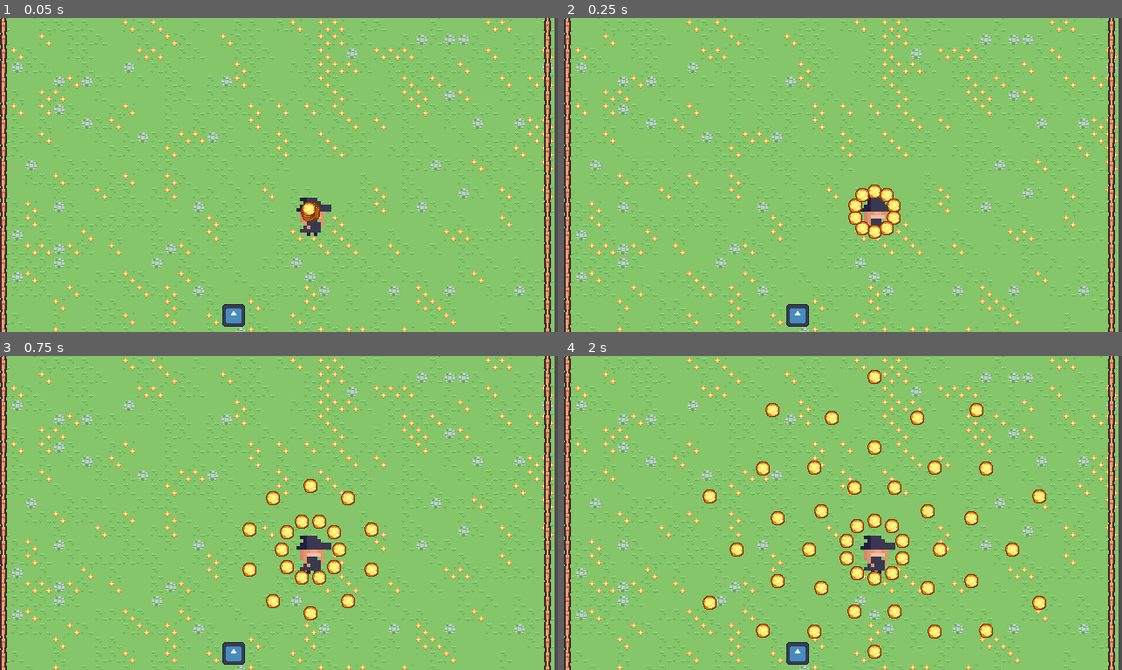
Above: before the commit, frames 1-4 (two rows, left to right).
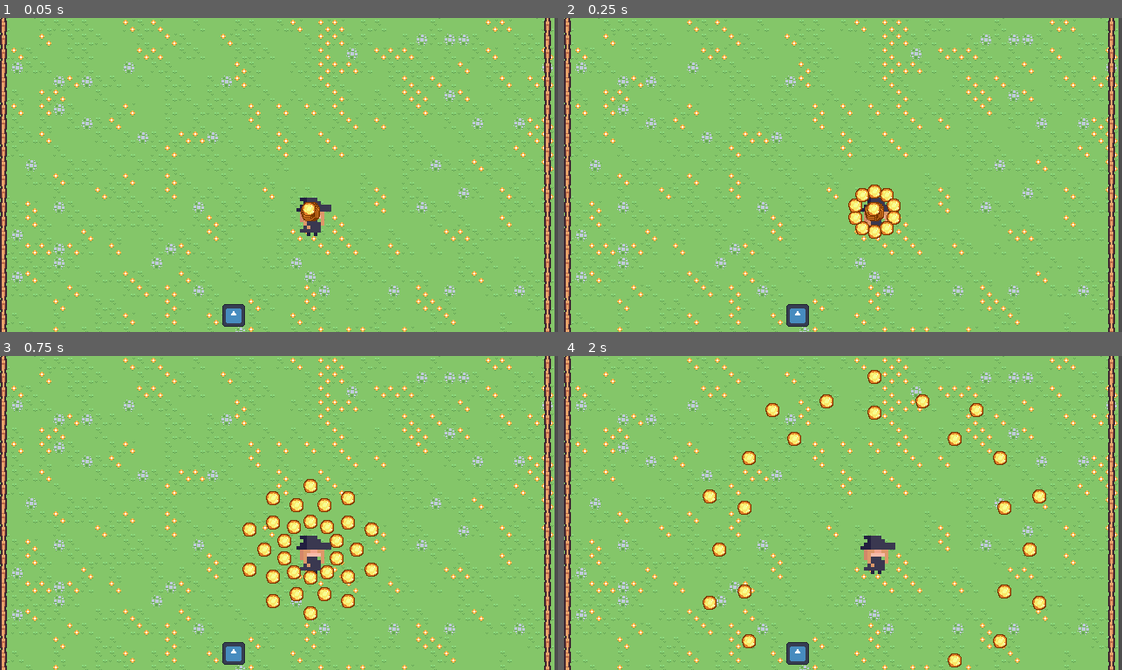
Above: after the commit, the same moments.

Repository: Ena-ki/Buglike
Game: Godot game, scene res://scenes/game/game.tscn
Same seed, same stepped clock (60 frames per second), same inputs: the game is played once before the commit and once after it. The engine's default icon, where the game draws it, is replaced by a stand-in: a white triangle on a blue panel in a dark square.
Inputs:
- Up to frame 1 (0.05 s): no input
- Up to frame 2 (0.25 s): no input
- Up to frame 3 (0.75 s): tap Enter (ui_accept) at 0.5, 0.6 s
- Up to frame 4 (2 s): tap Enter (ui_accept) at 0.77, 1.07, 1.35, 1.52, 1.82 s

Frame 1 is identical in both runs. In frame 2, 0.2% of the frame differs, in the area x 53-58%, y 58-65%; in frame 3, 2.3%; in frame 4, 5.1%, in the area x 26-85%, y 12-100%.

Commit message:
refactor player died status

Diff:
--- a/project.godot
+++ b/project.godot
@@ -68,6 +68,11 @@
 "events": [Object(InputEventKey,"resource_local_to_scene":false,"resource_name":"","device":-1,"window_id":0,"alt_press …(192 unchanged characters)…
 ]
 }
+player_1_dodge={
+"deadzone": 0.2,
+"events": [Object(InputEventKey,"resource_local_to_scene":false,"resource_name":"","device":-1,"window_id":0,"alt_pressed":false,"shift_pressed":false,"ctrl_pressed":false,"meta_pressed":false,"pressed":false,"keycode":0,"physical_keycode":32,"key_label":0,"unicode":32,"location":0,"echo":false,"script":null)
+]
+}
 player_2_up={
 "deadzone": 0.2,
 "events": [Object(InputEventKey,"resource_local_to_scene":false,"resource_name":"","device":-1,"window_id":0,"alt_press …(195 unchanged characters)…
@@ -103,6 +108,11 @@
 "events": [Object(InputEventKey,"resource_local_to_scene":false,"resource_name":"","device":-1,"window_id":0,"alt_press …(192 unchanged characters)…
 ]
 }
+player_2_dodge={
+"deadzone": 0.2,
+"events": [Object(InputEventKey,"resource_local_to_scene":false,"resource_name":"","device":-1,"window_id":0,"alt_pressed":false,"shift_pressed":false,"ctrl_pressed":false,"meta_pressed":false,"pressed":false,"keycode":0,"physical_keycode":4194309,"key_label":0,"unicode":0,"location":0,"echo":false,"script":null)
+]
+}
 
 [rendering]
 
--- /dev/null
+++ b/scenes/player/abilities/dodge_ability.tscn
@@ -0,0 +1,6 @@
+[gd_scene load_steps=2 format=3 uid="uid://b7xci2qrj283m"]
+
+[ext_resource type="Script" uid="uid://m5nesy31xr2m" path="res://scripts/player/abilities/dodge_ability.gd" id="1_00w02"]
+
+[node name="DodgeAbility" type="Node2D"]
+script = ExtResource("1_00w02")
--- a/scenes/player/player.tscn
+++ b/scenes/player/player.tscn
@@ -1,9 +1,10 @@
-[gd_scene load_steps=11 format=3 uid="uid://eyrcgijxb4gq"]
+[gd_scene load_steps=12 format=3 uid="uid://eyrcgijxb4gq"]
 
 [ext_resource type="Script" uid="uid://c0gu0i0i661ml" path="res://scripts/player/player.gd" id="1_avlhq"]
 [ext_resource type="PackedScene" uid="uid://n4u4nwwerpgm" path="res://scenes/player/classes/mage_player_class.tscn" id="2_8xdpj"]
 [ext_resource type="PackedScene" uid="uid://cqls0w1o1p21n" path="res://scenes/player/abilities/mage_ability_1.tscn" id="3_8xdpj"]
 [ext_resource type="PackedScene" uid="uid://bsnchcxec6i3" path="res://scenes/player/abilities/movement_ability.tscn" id="3_lvxji"]
+[ext_resource type="PackedScene" uid="uid://b7xci2qrj283m" path="res://scenes/player/abilities/dodge_ability.tscn" id="4_h17s1"]
 [ext_resource type="Script" uid="uid://cspsulj7rn1ts" path="res://scripts/utilities/state_machine.gd" id="5_qek5x"]
 [ext_resource type="Script" uid="uid://bodqv4t1h7xfi" path="res://scripts/player/states/player_states/idle.gd" id="6_5gtgg"]
 [ext_resource type="Script" uid="uid://dunlobgsiby58" path="res://scripts/player/states/player_states/walking.gd" id="7_h17s1"]
@@ -15,11 +16,13 @@
 
 [node name="Player" type="CharacterBody2D" node_paths=PackedStringArray("player_class", "state_machine")]
 script = ExtResource("1_avlhq")
+player_number = null
 player_class = NodePath("MagePlayerClass")
 state_machine = NodePath("StateMachine")
 
 [node name="MagePlayerClass" parent="." instance=ExtResource("2_8xdpj")]
 movement_ability_scene = ExtResource("3_lvxji")
+dodge_ability_scene = ExtResource("4_h17s1")
 ability_1_scene = ExtResource("3_8xdpj")
 ability_2_scene = ExtResource("3_8xdpj")
 ability_3_scene = ExtResource("3_8xdpj")
--- a/scripts/boss/abilities/attacks/enemy_bullet.gd
+++ b/scripts/boss/abilities/attacks/enemy_bullet.gd
@@ -7,7 +7,7 @@
 
 
 func on_body_entered(body : Node2D):
-    if body is Player :
+    if body is Player and body.is_invunderable == false:
         body.damage(damage)
         queue_free()
     elif body is TileMapLayer:
--- a/scripts/boss/abilities/boss_ability_1.gd
+++ b/scripts/boss/abilities/boss_ability_1.gd
@@ -3,8 +3,10 @@
 @export var projectile_scene : PackedScene
 
 var wave_density := 10.0
-var time_between_waves := 0.4
-var wave_amount := 5
+var time_between_waves := 0.2
+var wave_amount := 3
+var damage := 30.0
+var shot_speed := 100.0
 
 
 func execute() -> float:
@@ -20,7 +22,7 @@
       projectile_instance.init_projectile(
       Vector2.UP.rotated(deg_to_rad(360 / wave_density * j + (360 / wave_density / 2 * i))),
       owner.global_position,
-      10,
-      100.0,
+      damage,
+      shot_speed,
       3.0)
     await get_tree().create_timer(time_between_waves).timeout
--- /dev/null
+++ b/scripts/player/abilities/dodge_ability.gd
@@ -0,0 +1,10 @@
+extends Node2D
+
+@export var dodge_distance = 100.0
+@export var dodge_speed = 1.0
+var current_distance = 0.0
+
+
+#make a point in space and move player towards that point ,time varies on speed
+func execute(player):
+  pass
--- a/scripts/player/classes/mage_player_class.gd
+++ b/scripts/player/classes/mage_player_class.gd
@@ -2,6 +2,7 @@
 
 func _ready():
   movement_ability = load_ability(self, movement_ability_scene)
+  dodge_ability = load_ability(self, dodge_ability_scene)
   ability_1 = load_ability(self, ability_1_scene)
   ability_2 = load_ability(self, ability_2_scene)
   ability_3 = load_ability(self, ability_3_scene)
--- a/scripts/player/classes/player_class.gd
+++ b/scripts/player/classes/player_class.gd
@@ -2,12 +2,14 @@
 
 @export_category("player abilities")
 @export var movement_ability_scene : PackedScene
+@export var dodge_ability_scene : PackedScene
 @export var ability_1_scene : PackedScene
 @export var ability_2_scene : PackedScene
 @export var ability_3_scene : PackedScene
 
 
 var movement_ability
+var dodge_ability
 var ability_1
 var ability_2
 var ability_3
--- a/scripts/player/player.gd
+++ b/scripts/player/player.gd
@@ -5,24 +5,29 @@
 @export var state_machine : StateMachine
 
 var speed = 100
-var is_invunderable : bool = false
+
 
 func _physics_process(delta: float) -> void:
 
   if Input.is_action_just_pressed("ui_accept"):
-    damage(20)
     print(health)
 
-  if state_machine.current_state.name != "Died":
-    player_class.movement_ability.execute(speed, self, player_number)
+  if state_machine.current_state.name != "Died" :
+    if can_move:
+      player_class.movement_ability.execute(speed, self, player_number)
 
-    if Input.is_action_just_pressed("player_"+str(player_number)+"_ability_1"):
+      if Input.is_action_just_pressed("player_" + str(player_number) + "_dodge"):
+        player_class.dodge_ability.execute(velocity)
+
+    if Input.is_action_just_pressed("player_" + str(player_number) + "_ability_1"):
       player_class.ability_1.execute()
 
   move_and_slide()
 
 
 func damage(damage : float):
-  if not is_invunderable:
+  if !is_invunderable:
     health -= damage
     emit_signal("damaged", damage)
+    if health <= 0:
+      emit_signal("died")
--- a/scripts/player/states/player_states/damaged.gd
+++ b/scripts/player/states/player_states/damaged.gd
@@ -4,12 +4,14 @@
 
 
 func enter():
-  damaged_timer = 0.5
+  damaged_timer = 0.2
   owner.is_invunderable = true
+  owner.died.connect(on_player_died)
 
 
 func exit():
   owner.is_invunderable = false
+  owner.died.disconnect(on_player_died)
 
 
 func update(delta : float):
--- a/scripts/player/states/player_states/died.gd
+++ b/scripts/player/states/player_states/died.gd
@@ -2,3 +2,5 @@
 
 func enter():
   owner.velocity = Vector2.ZERO
+  owner.can_move = false
+  owner.is_invunderable = true
--- a/scripts/player/states/player_states/idle.gd
+++ b/scripts/player/states/player_states/idle.gd
@@ -1,12 +1,14 @@
 class_name Idle extends PlayerState
 
 
+func enter():
+  owner.damaged.connect(on_player_damaged)
+
+
+func exit():
+  owner.damaged.disconnect(on_player_damaged)
 
 
 func update(delta : float):
-  if owner.health <= 0:
-    emit_signal("transition", self, "Died")
-
-
   if owner.velocity.length() >= 1.0:
     emit_signal("transition", self, "walking")
--- a/scripts/player/states/player_states/walking.gd
+++ b/scripts/player/states/player_states/walking.gd
@@ -1,9 +1,13 @@
 class_name Walking extends PlayerState
+
+
+func enter():
+  owner.damaged.connect(on_player_damaged)
+
+func exit():
+  owner.damaged.disconnect(on_player_damaged)
 
 
 func update(delta : float):
   if owner.velocity.length() < 1.0:
     emit_signal("transition",self, "idle")
-
-  if owner.health <= 0:
-    emit_signal("transition", self, "died")
--- a/scripts/utilities/enitity.gd
+++ b/scripts/utilities/enitity.gd
@@ -3,6 +3,8 @@
 
 #stats
 var health : float = 100
+var is_invunderable : bool = false
+var can_move : bool = true
 
 signal damaged(damage)
 signal died()
@@ -10,3 +12,6 @@
 
 func damage(damage : float):
   health -= damage
+  emit_signal("damaged", damage)
+  if health <= 0:
+    emit_signal("died")
--- a/scripts/utilities/player_state.gd
+++ b/scripts/utilities/player_state.gd
@@ -2,16 +2,9 @@
 class_name PlayerState extends State
 
 
-func enter():
-  owner.damaged.connect(on_player_damaged)
+func on_player_damaged(damage):
+    emit_signal("transition", self, "damaged")
 
 
-func exit():
-  owner.damaged.disconnect(on_player_damaged)
-
-
-func on_player_damaged(damage):
-  if owner.health <= 0.0:
+func on_player_died():
     emit_signal("transition", self, "died")
-  else:
-    emit_signal("transition", self, "damaged")
--- a/scripts/utilities/state_machine.gd
+++ b/scripts/utilities/state_machine.gd
@@ -18,7 +18,7 @@
   if initial_state :
     current_state = initial_state
     current_state.enter()
-  else :
+  else:
     current_state = states[states.keys()[0]]
     current_state.enter()
 
@@ -34,7 +34,6 @@
 
 
 func on_state_transition(state : State, new_state_name : String) -> void:
-  print("state change from ", state.name, " to ", new_state_name)
   if state != current_state:
     return
 
Not shown, added: scripts/player/abilities/dodge_ability.gd.uid
